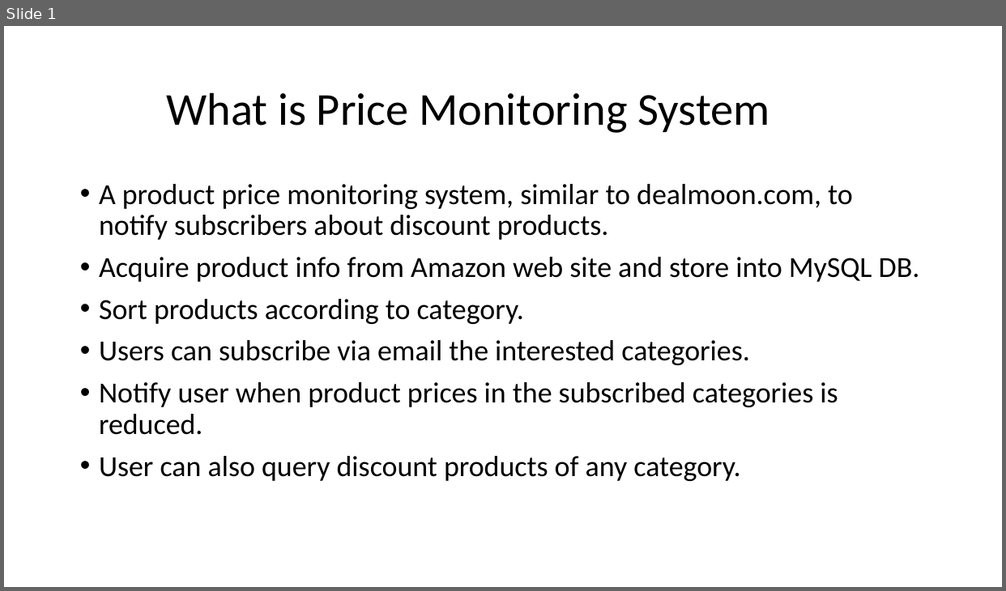
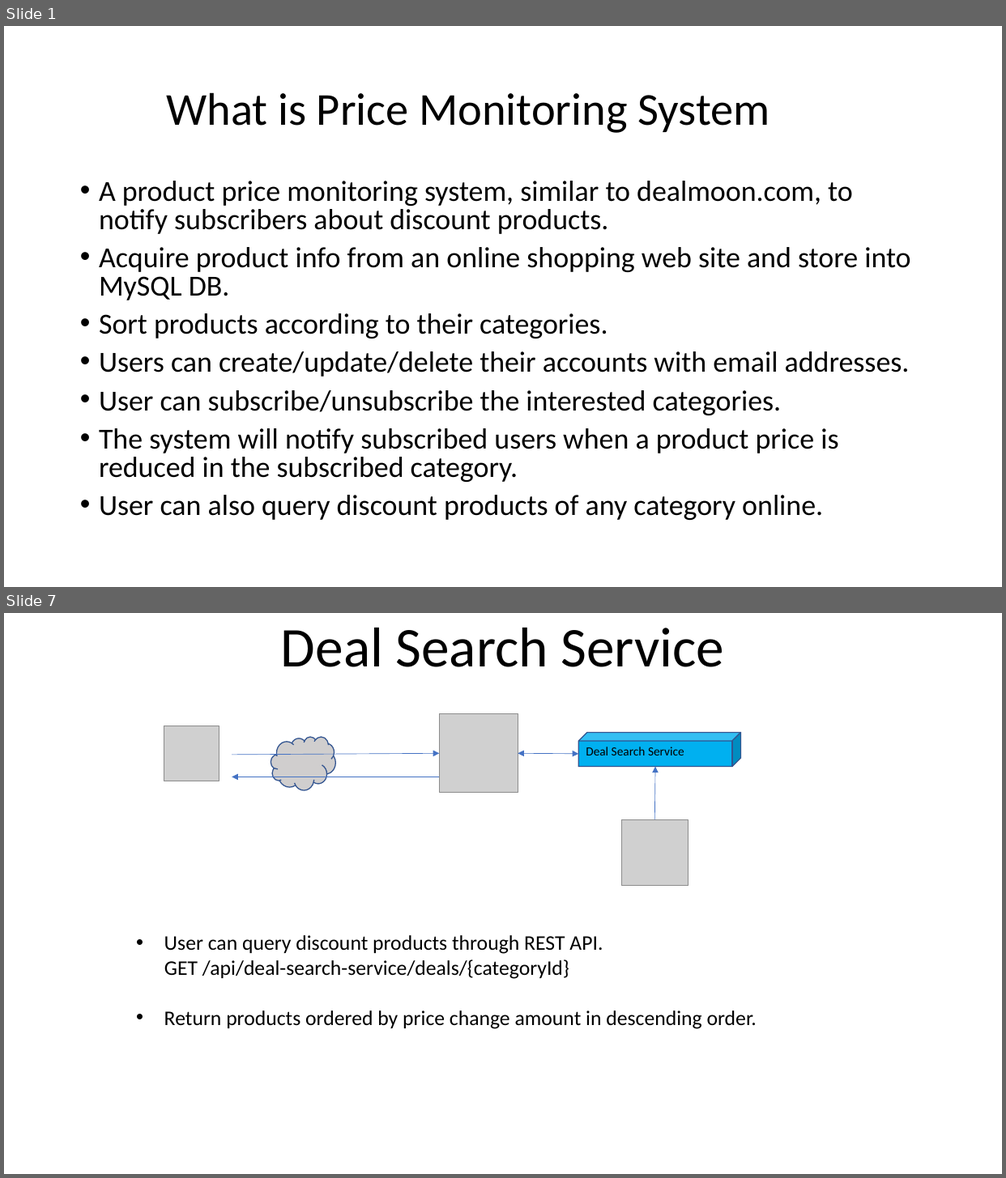
Before and after one commit to youhusky/price-monitoring-system, a slide deck: PriceMonitoringDesign.pptx. Shown one above the other, each under a label of ours: slide 1 before the commit, slides 1 and 7 after it; the slides between them are not shown. The pictures are 1006x591 and 1006x1178 pixels, drawn with LibreOffice and Linux fonts; fonts in the diff are those of the drawing; grey boxes stand for pictures. Boxes give left, top, right and bottom in pixels: in the first picture for what was removed or moved away, otherwise in the second. Text is boxed around its words. In the diff, an @@ line names an element or a change of style, - is before the commit and + after.

```diff
--- a/PriceMonitoringDesign.pptx
+++ b/PriceMonitoringDesign.pptx
@@ slide 7 added at [4,613,1002,1174], background #FFFFFF @@
@@ title added at [281,628,725,667], 54 pt, text #000000 @@
+Deal Search Service
@@ picture added at [164,726,219,781] @@
@@ picture added at [440,714,518,793] @@
@@ cube added at [579,733,741,767], fill #00B0F0, outline #325491 1 pt @@
@@ arrow added from (232, 755) to (440, 754), #4472C4 0.5 pt @@
@@ cloud added at [270,736,335,790], fill #D0CECE, outline #325491 1 pt @@
@@ double arrow added from (518, 754) to (579, 754), #4472C4 0.5 pt @@
@@ text added at [586,747,684,756], 12 pt, text #000000 @@
+Deal Search Service
@@ arrow added from (440, 777) to (232, 777), #4472C4 0.5 pt @@
@@ arrow added from (654, 820) to (655, 766), #4472C4 0.5 pt @@
@@ picture added at [621,820,688,886] @@
@@ text added at [164,935,756,1029], 20 pt, text #000000 @@
+• User can query discount products through REST API.
+GET /api/deal-search-service/deals/{categoryId}
+• Return products ordered by price change amount in descending order.
@@ slide 1 changed as well @@
@@ text at [99,181,853,234]: line spacing 0.9 to 0.8 @@
@@ text at [99,247,910,520]: text changed @@
-• Acquire product info from Amazon web site and store into MySQL DB.
-• Sort products according to category.
-• Users can subscribe via email the interested categories.
-• Notify user when product prices in the subscribed categories is reduced.
-• User can also query discount products of any category.
+• Acquire product info from an online shopping web site and store into MySQL DB.
+• Sort products according to their categories.
+• Users can create/update/delete their accounts with email addresses.
+• User can subscribe/unsubscribe the interested categories.
+• The system will notify subscribed users when a product price is reduced in the subscribed category.
+• User can also query discount products of any category online.
```
Also in this commit, not shown: 3 other slides changed, 5 other slides added, 7 slides removed.
